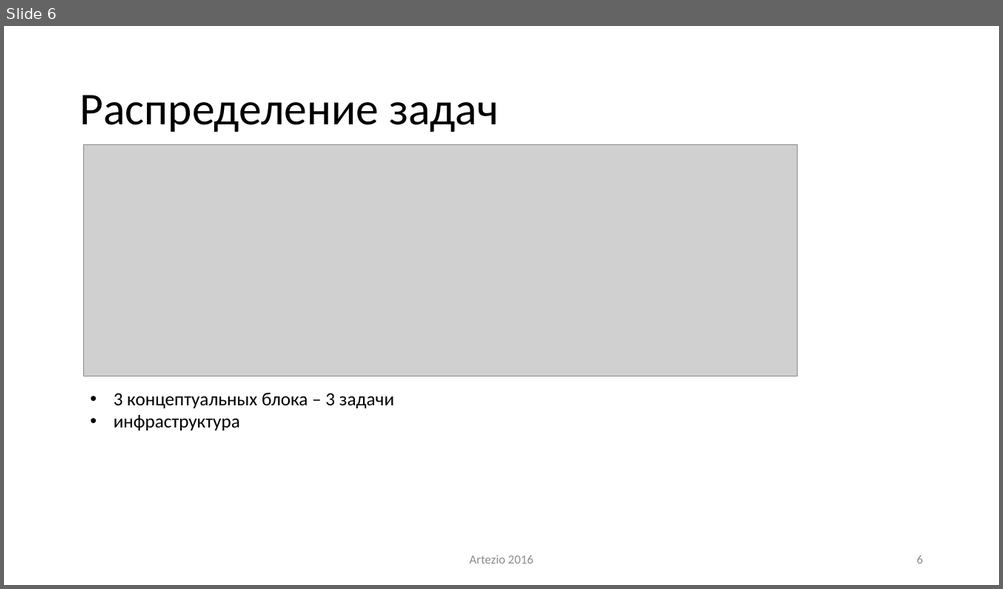
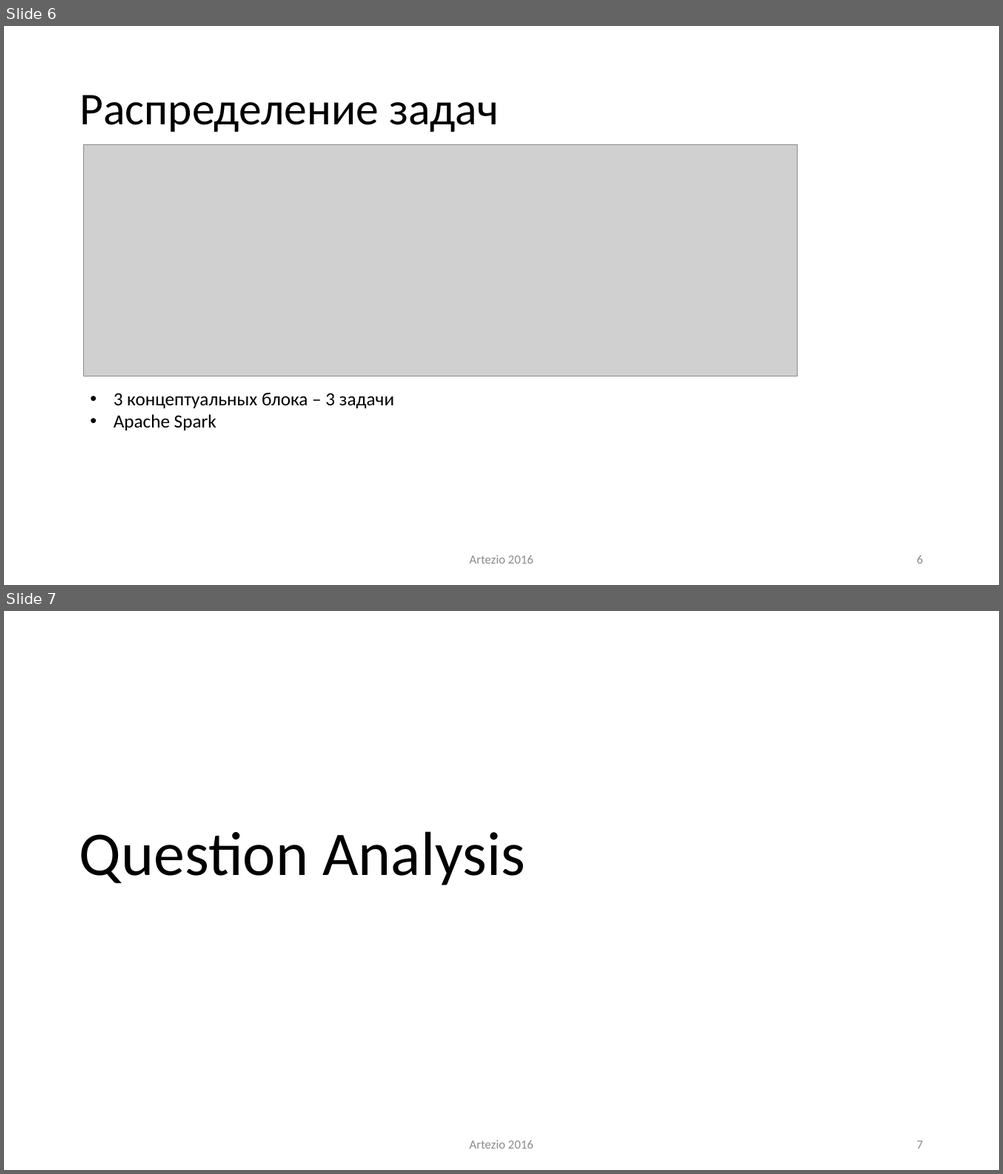
Before and after one commit to ike3/yodaqa, a slide deck: doc/Presentation.pptx. Shown one above the other, each under a label of ours: slide 6 before the commit, slides 6 and 7 after it. The pictures are 1003x589 and 1003x1174 pixels, drawn with LibreOffice and Linux fonts; fonts in the diff are those of the drawing; grey boxes stand for pictures. Boxes give left, top, right and bottom in pixels: in the first picture for what was removed or moved away, otherwise in the second. Text is boxed around its words. In the diff, an @@ line names an element or a change of style, - is before the commit and + after.

```diff
--- a/doc/Presentation.pptx
+++ b/doc/Presentation.pptx
@@ slide 7 added at [4, 611, 999, 1170], background #FFFFFF @@
@@ title added at [79, 832, 525, 886], 60 pt, text #141414 @@
+Question Analysis
@@ text added at [469, 1140, 533, 1149], 12 pt, text #8C8C8C @@
+Artezio 2016
@@ page number added at [916, 1141, 922, 1149], 12 pt, text #8C8C8C @@
+7
@@ slide 6 changed as well @@
@@ text at [114, 414, 216, 431]: text changed; text colour #000000 to #141414 @@
-• инфраструктура
+• Apache Spark
```
Also in this commit, not shown: 29 other slides changed, 4 other slides added.
